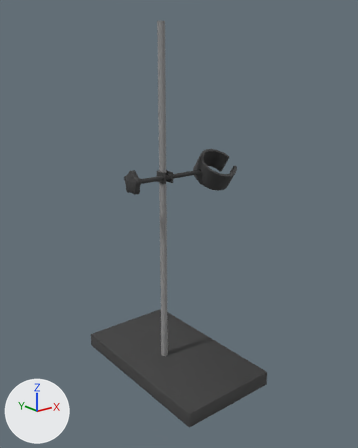
What one commit did to the FBX model VC_SPHX/Assets/SPHX/ArtisticAssets/Art/设备资产/7_蛋白质测定/Meshes/凯氏定氮法之手动法/SM_凯式定氮仪夹子_001.fbx.
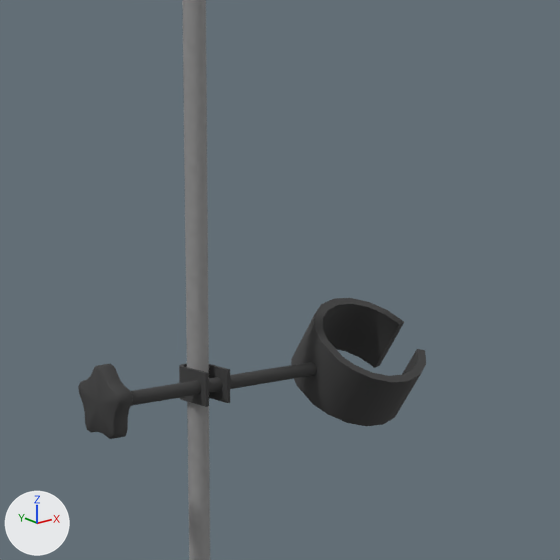
Old and new are each drawn whole from a camera (50 mm lens) standing at (-0.001, -1.017, 1.256) and looking at (0.441, -0.465, 1.035) and again close up on the part from 27% to 78% of the width and 12% to 52% of the height. Arrows for +X, +Y and +Z are at lower left; the lights stay in place. Where no turn or scale is listed for an object, it has been applied to the vertices.

Names of what the first close-up shows: 'SM_凯式定氮仪夹子_001'.
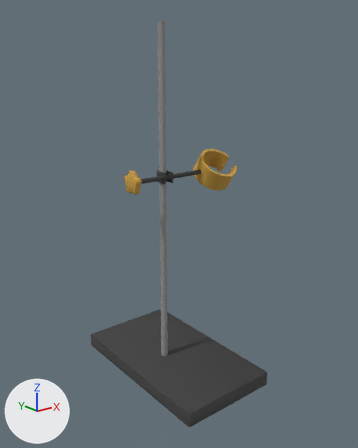
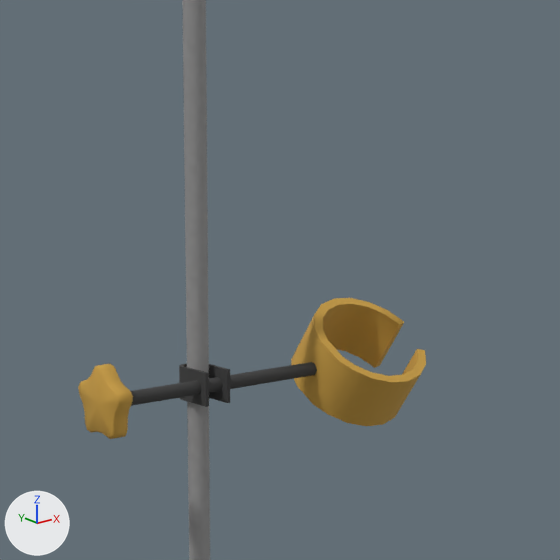
Changed parts and their boxes (x1, y1, x2, y2) in the close-ups (560 x 560 px):
part 1 of me_mesh, recoloured (black to brown)
    both: (78, 363, 133, 439)
part 2 of me_mesh, recoloured (black to brown)
    both: (291, 298, 426, 426)

Patch to the scene script:
```diff
--- a/VC_SPHX/Assets/SPHX/ArtisticAssets/Art/设备资产/7_蛋白质测定/Meshes/凯氏定氮法之手动法/SM_凯式定氮仪夹子_001.fbx.py
+++ b/VC_SPHX/Assets/SPHX/ArtisticAssets/Art/设备资产/7_蛋白质测定/Meshes/凯氏定氮法之手动法/SM_凯式定氮仪夹子_001.fbx.py
@@ mat_mi_黄色金属 @@
+mat_mi_黄色金属 = principled_material('MI_黄色金属')
+mat_mi_黄色金属.base_color = (0.588, 0.341, 0.0549)  # orange #ca9e42
+mat_mi_黄色金属.roughness = 0.859
@@ me_mesh @@
 me_mesh.from_pydata(...)  # 274 vertices, 269 faces; spans x -0.061..0.121, y -0.135..0.131, z -0.001..0.516
 # used by ob_sm_凯式定氮仪夹子_001; location = (0.4161, -0.459, 0.7993)
+# me_mesh part 1: 105 of the faces centred in x -0.061..-0.053, y -0.024..0.008, z 0.296..0.326 switch from mat_mi_youqi_004 (picture img_t_youqi_004_bc_jpg) to mat_mi_黄色金属 (orange #ca9e42)
+# me_mesh part 2: 66 of the faces centred in x 0.063..0.119, y -0.04..0.021, z 0.282..0.338 switch from mat_mi_youqi_004 (picture img_t_youqi_004_bc_jpg) to mat_mi_黄色金属 (orange #ca9e42)
 me_mesh.materials.append(mat_mi_jinshu002)
```
